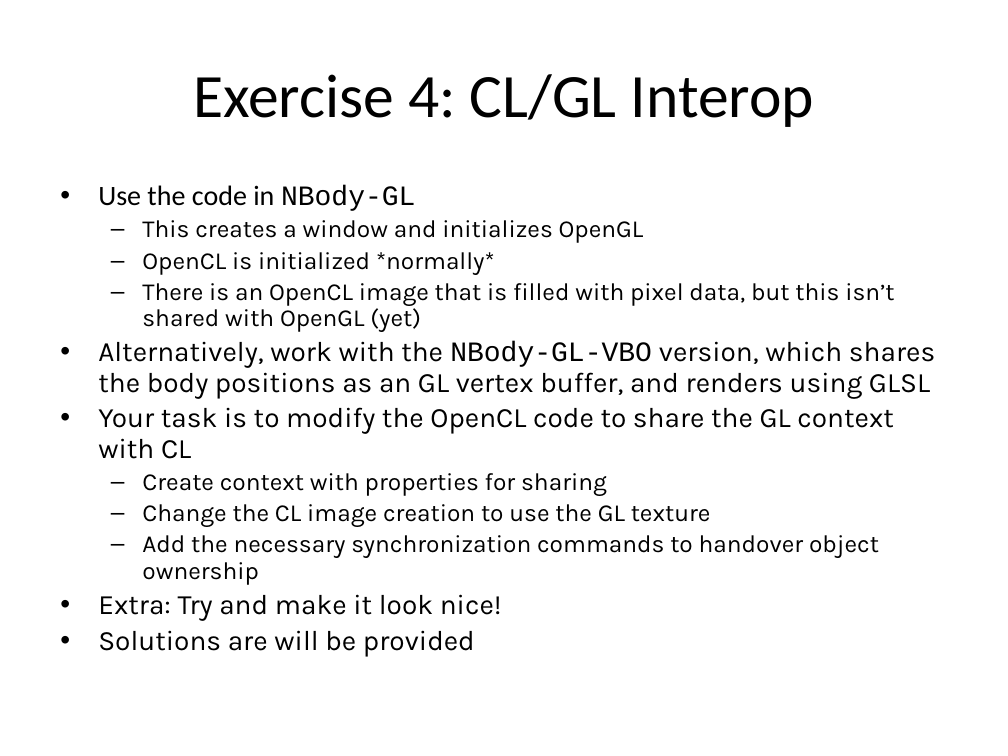
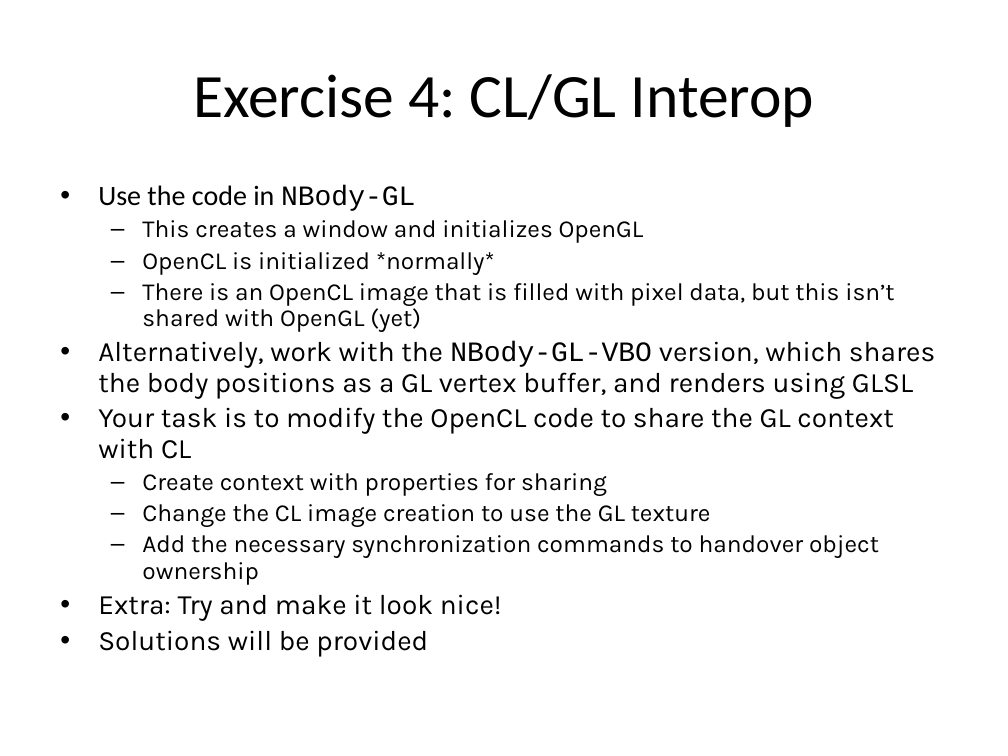
Before and after one commit to UoB-HPC/opencl-training-code, a slide deck: slide 13 of slides/advanced_part4.pptx. Drawn at 1008x756 pixels with LibreOffice and Linux fonts; fonts in the diff are those of the drawing. Boxes give left, top, right and bottom in pixels: in the first picture for what was removed or moved away, otherwise in the second. Text is boxed around its words. In the diff, an @@ line names an element or a change of style, - is before the commit and + after.

Commit message:
Fixed typos
Fixes a couple of typos on the last slide (Exercise 4)

```diff
--- a/slides/advanced_part4.pptx
+++ b/slides/advanced_part4.pptx
@@ text at (x1=98, y1=341, x2=935, y2=399): text changed @@
-• Alternatively, work with the NBody-GL-VBO version, which shares the body positions as an GL vertex buffer, and renders using GLSL
+• Alternatively, work with the NBody-GL-VBO version, which shares the body positions as a GL vertex buffer, and renders using GLSL
@@ text at (x1=98, y1=630, x2=428, y2=657): text changed @@
-• Solutions are will be provided
+• Solutions will be provided
```
